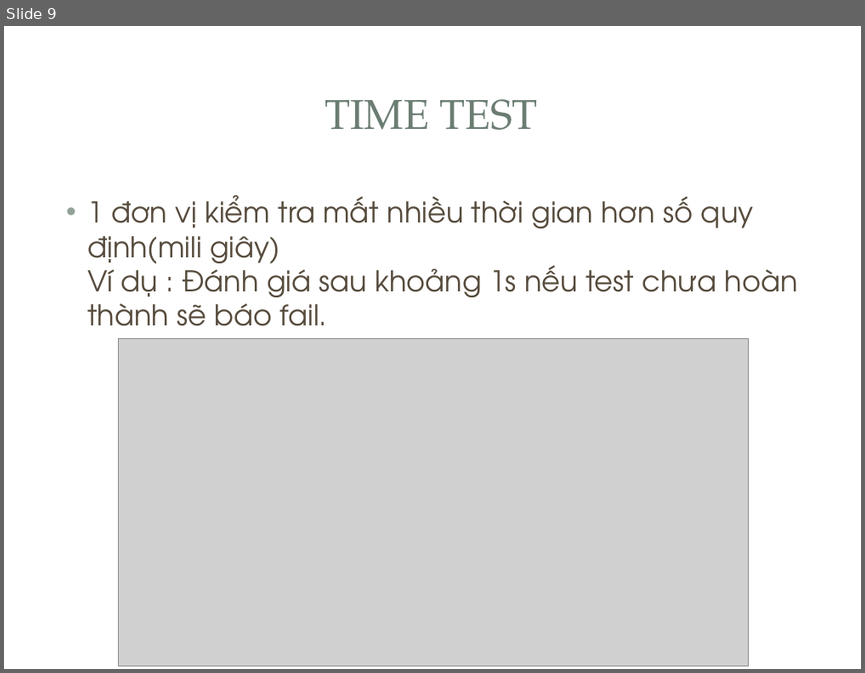
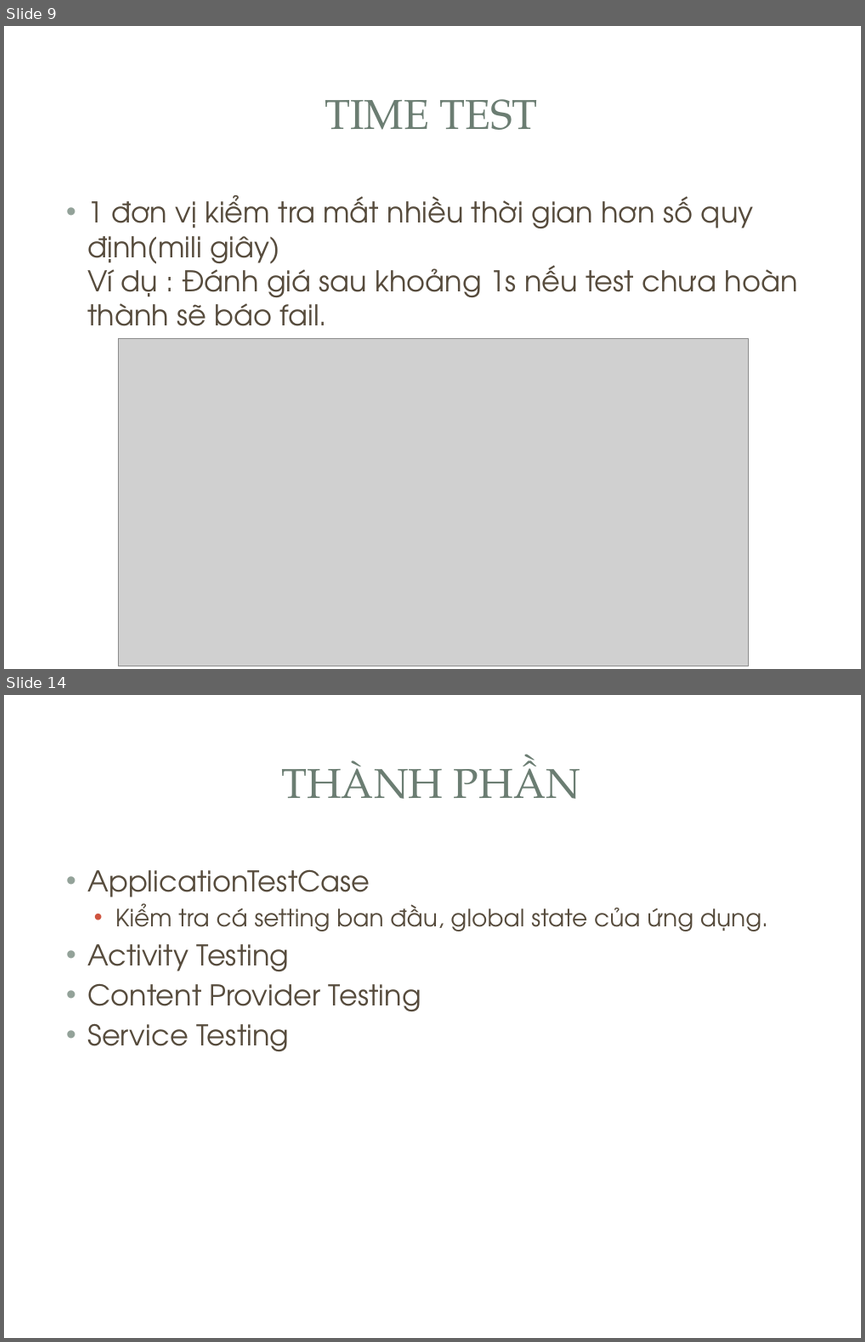
Before and after one commit to fordream/docs, a slide deck: test-junit/junit.pptx. Shown one above the other, each under a label of ours: slide 9 before the commit, slides 9 and 14 after it; the slides between them are not shown. The pictures are 865x673 and 865x1342 pixels, drawn with LibreOffice and Linux fonts; fonts in the diff are those of the drawing; grey boxes stand for pictures; background and template pictures are left out. Boxes give left, top, right and bottom in pixels: in the first picture for what was removed or moved away, otherwise in the second. Text is boxed around its words. In the diff, an @@ line names an element or a change of style, - is before the commit and + after.

```diff
--- a/test-junit/junit.pptx
+++ b/test-junit/junit.pptx
@@ slide 14 added at (4,695,861,1338), background picture (left out); not listed: 3 template elements that a slide beside it also shows @@
@@ title added at (281,755,580,799), 35 pt, text #6B7D72 @@
+THÀNH PHẦN
@@ text added at (87,869,768,1051), 24 pt, text #564B3C @@
+• ApplicationTestCase
+  • Kiểm tra cá setting ban đầu, global state của ứng dụng.
+• Activity Testing
+• Content Provider Testing
+• Service Testing
```
Also in this commit, not shown: 6 other slides added.
